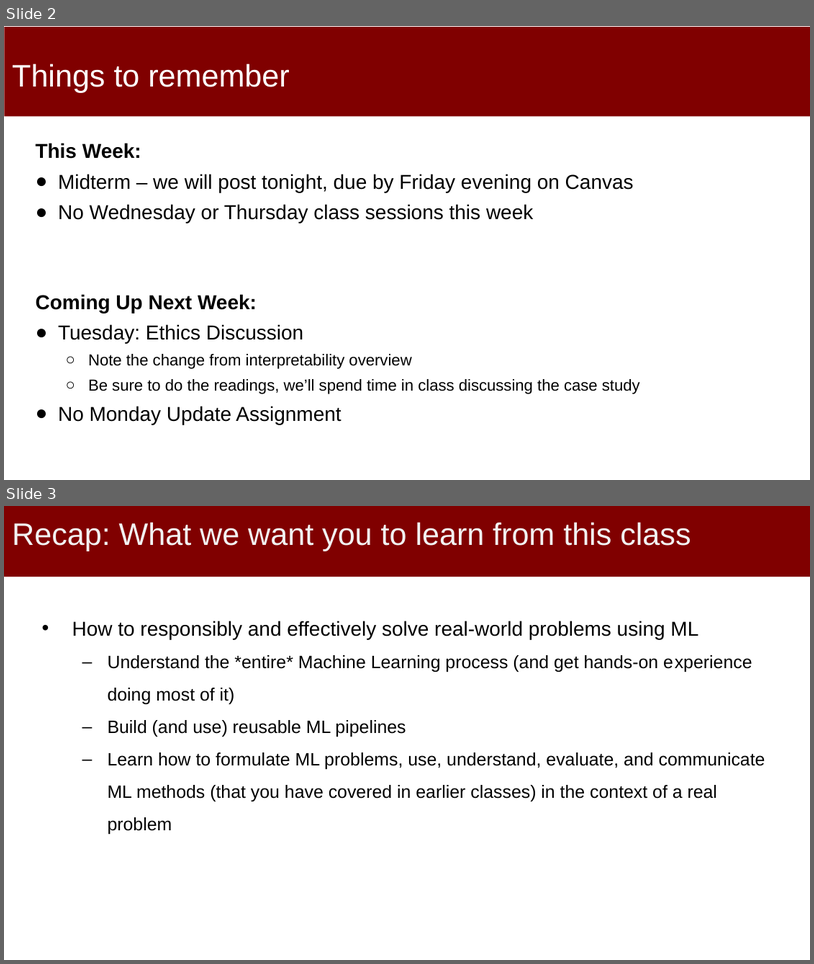
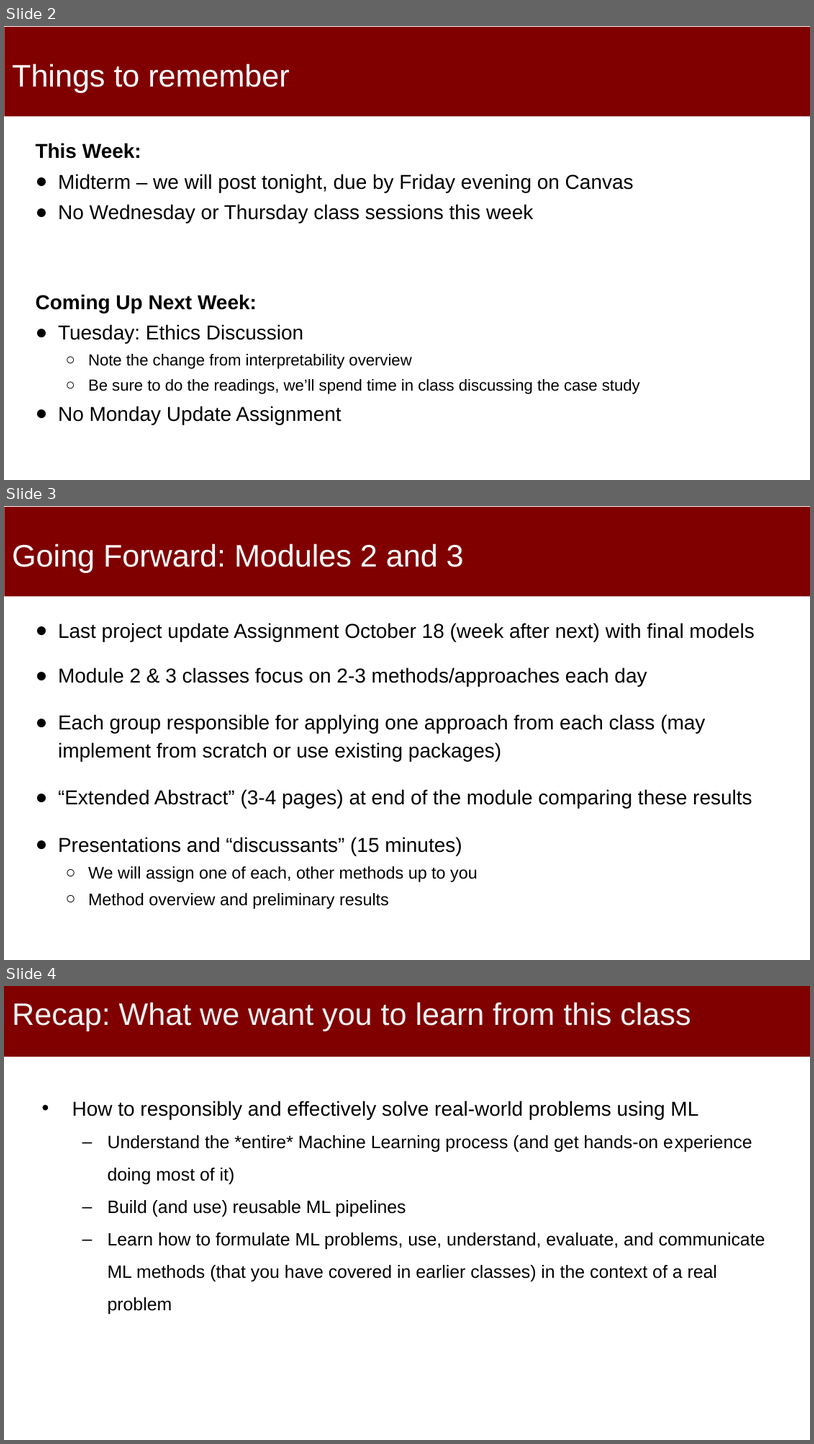
Before and after one commit to dssg/MLinPractice, a slide deck: Lectures/Lecture11-Module1Review.pptx. Shown one above the other, each under a label of ours: slides 2 and 3 before the commit, slides 2, 3 and 4 after it. The pictures are 814x964 and 814x1444 pixels, drawn with LibreOffice and Linux fonts; fonts in the diff are those of the drawing. Boxes give left, top, right and bottom in pixels: in the first picture for what was removed or moved away, otherwise in the second. Text is boxed around its words. In the diff, an @@ line names an element or a change of style, - is before the commit and + after.

Commit message:
module 1 overview slide updates

```diff
--- a/Lectures/Lecture11-Module1Review.pptx
+++ b/Lectures/Lecture11-Module1Review.pptx
@@ slide 3 added at box(4, 506, 810, 960), background #FFFFFF; not listed: 1 template element that a slide beside it also shows @@
@@ title added at box(12, 543, 464, 572), 37 pt, text #FFFFFF @@
+Going Forward: Modules 2 and 3
@@ text added at box(58, 623, 754, 908), 24 pt, text #000000 @@
+● Last project update Assignment October 18 (week after next) with final models
+● Module 2 & 3 classes focus on 2-3 methods/approaches each day
+● Each group responsible for applying one approach from each class (may implement from scratch or use existing packages)
+● “Extended Abstract” (3-4 pages) at end of the module comparing these results
+● Presentations and “discussants” (15 minutes)
+  ○ We will assign one of each, other methods up to you
+  ○ Method overview and preliminary results
@@ what was slide 3 is now slide 4 @@
```
